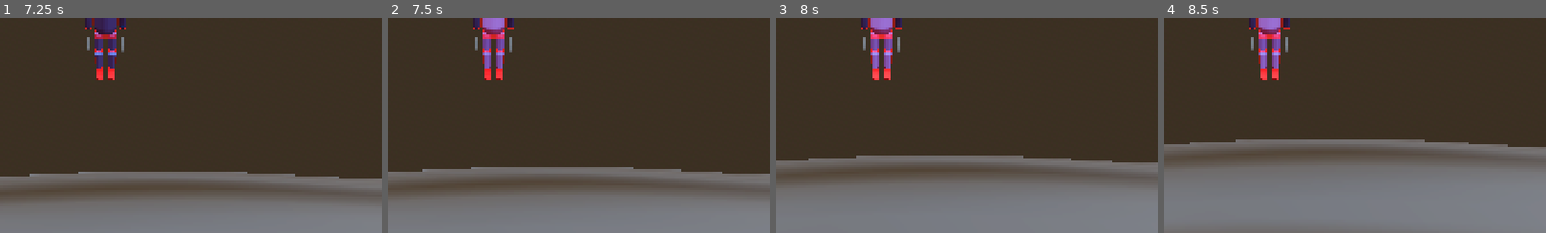
Above: before the commit, frames 1-4 (left to right).
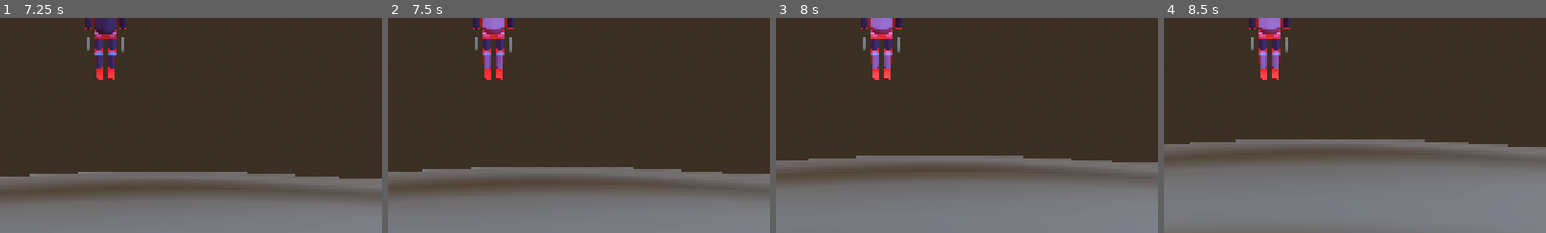
Above: after the commit, the same moments.

Repository: kimhanui/ski-boarder
Game: Godot game, scene res://scenes/ui/title_screen.tscn
Two runs of this game, one before a commit and one after it. Both use one fixed random seed, a clock stepped at 60 frames per second and the inputs below.
Inputs (mouse positions are % of the whole screen's width and height, from its top left):
- Up to frame 1 (7.25 s): click "게임 시작" at 0.5 s; click "Easy" at 1.25 s; click "Normal" at 2 s; click "Normal" at 2.75 s; click "Medium" at 3.5 s; click "Easy" at 4.25 s; click "Hard" at 5 s; click "Regenerate Terrain" at 5.75 s; click "Sparse" at 6.5 s
- Up to frame 2 (7.5 s): move the mouse to (45, 70) at 7.27 s; hold W (move_forward) from 7.28 s (still down); hold Shift (sprint) from 7.28 s (still down); click (45, 70) at 7.42 s
- Up to frame 3 (8 s): keep holding W (move_forward); keep holding Shift (sprint); tap Space (jump) at 7.52 s
- Up to frame 4 (8.5 s): release W (move_forward) at 8 s; release Shift (sprint) at 8 s; drag from (80, 65) to (45, 70) at 8.02 s
The pictures show only the part of the screen within x 36-86%, y 50-100%; the shares and areas given below are measured in that part.

Frame 1 is identical in both runs. In frame 2, 0.3% of the frame differs, in the area x 24-31%, y 8-16%; in frame 3, 0.3%, in the area x 24-31%, y 6-16%; in frame 4, 0.3%.

Commit message:
Fix knee bending: reverse thigh rotation for natural folding
Critical Fix:
- Thigh and calf must rotate in OPPOSITE directions for realistic knee bend
- Before: Both rotated forward (unnatural straight angle)
- After: Thigh backward (+), Calf forward (-) = Natural knee fold

RIDING State:
- Thigh: +15° (backward, opposite direction)
- Calf: -25° (forward)
- Result: Proper V-shaped knee bend

Tail Grab Trick:
- Thigh: +40° (backward)
- Calf: -90° (forward)
- Result: Dramatic knee fold for compact pose

Math:
- Before: target_leg_bend * 0.6 = -25 * 0.6 = -15° (same direction)
- After: target_leg_bend * -0.6 = -25 * -0.6 = +15° (opposite!)

Visual Effect:
- Realistic human knee joint behavior
- Thigh pulls back while calf bends forward
- Natural skiing crouch position

🤖 Generated with [Claude Code](https://claude.com/claude-code)

Co-Authored-By: Claude <noreply@anthropic.com>

Diff:
--- a/scripts/player/player_v3.gd
+++ b/scripts/player/player_v3.gd
@@ -667,12 +667,12 @@
 	# Apply leg bending (knee bend for ski stance)
 	# Split knee joint: upper leg (thigh) + lower leg (calf) for realistic bending
 	if left_upper_leg and left_lower_leg and right_upper_leg and right_lower_leg:
-		# Upper leg (thigh): hip joint bending
-		var target_upper_leg = target_leg_bend * 0.6  # 60% of total bend at hip
+		# Upper leg (thigh): hip joint bending (OPPOSITE direction)
+		var target_upper_leg = target_leg_bend * -0.6  # Negative sign = opposite rotation
 		left_upper_leg.rotation_degrees.x = lerp(left_upper_leg.rotation_degrees.x, target_upper_leg, ANIMATION_SPEED * delta)
 		right_upper_leg.rotation_degrees.x = lerp(right_upper_leg.rotation_degrees.x, target_upper_leg, ANIMATION_SPEED * delta)
 
-		# Lower leg (calf): knee joint bending (opposite direction for natural fold)
+		# Lower leg (calf): knee joint bending (forward bend)
 		var target_lower_leg = target_leg_bend * 1.0  # 100% at knee for sharper bend
 		left_lower_leg.rotation_degrees.x = lerp(left_lower_leg.rotation_degrees.x, target_lower_leg, ANIMATION_SPEED * delta)
 		right_lower_leg.rotation_degrees.x = lerp(right_lower_leg.rotation_degrees.x, target_lower_leg, ANIMATION_SPEED * delta)
@@ -783,14 +783,14 @@
 	left_arm.rotation_degrees.z = lerp(left_arm.rotation_degrees.z, target_left_arm_z, lerp_factor)
 
 	# === 다리: 무릎 강하게 굽히기 (콤팩트 포즈) ===
-	# 분리된 무릎 관절: 허벅지 + 종아리
-	# 허벅지 (UpperLeg): 고관절 기준 -40도
-	var target_upper_leg_x = -40.0 * intensity
+	# 분리된 무릎 관절: 허벅지 + 종아리 (반대 방향 회전)
+	# 허벅지 (UpperLeg): 고관절 기준 +40도 (뒤로, OPPOSITE direction)
+	var target_upper_leg_x = 40.0 * intensity  # Positive = backward
 	right_upper_leg.rotation_degrees.x = lerp(right_upper_leg.rotation_degrees.x, target_upper_leg_x, lerp_factor)
 	left_upper_leg.rotation_degrees.x = lerp(left_upper_leg.rotation_degrees.x, target_upper_leg_x, lerp_factor)
 
-	# 종아리 (LowerLeg): 무릎 관절 기준 -90도 (강한 굽힘)
-	var target_lower_leg_x = -90.0 * intensity
+	# 종아리 (LowerLeg): 무릎 관절 기준 -90도 (앞으로, 강한 굽힘)
+	var target_lower_leg_x = -90.0 * intensity  # Negative = forward
 	right_lower_leg.rotation_degrees.x = lerp(right_lower_leg.rotation_degrees.x, target_lower_leg_x, lerp_factor)
 	left_lower_leg.rotation_degrees.x = lerp(left_lower_leg.rotation_degrees.x, target_lower_leg_x, lerp_factor)
 
